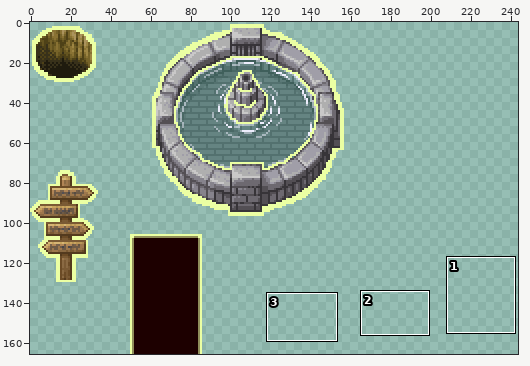
Two versions of one sprite sheet, assets/interactable.png. The first picture is a wide view before the edit; the outline marks the close-up.
Close-up. Old version:
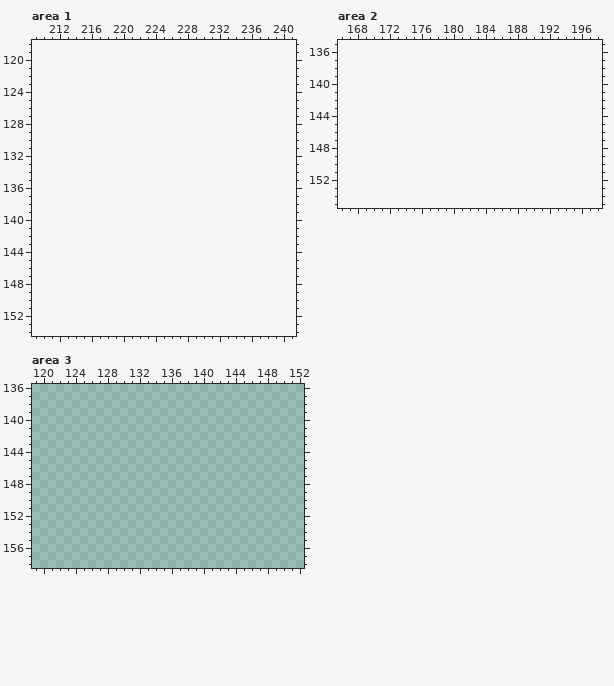
The file is 158x166 pixels. Colours within 5 levels of each other are drawn and written as one. Shown: area 1: x 209..241, y 118..154; area 2: x 166..198, y 135..155; area 3: x 119..152, y 136..158. The old version is drawn lined up with the new one, on the new canvas. The wide view leaves out empty margins. The commit also changed other parts of the picture, which this record leaves out.
After the commit:
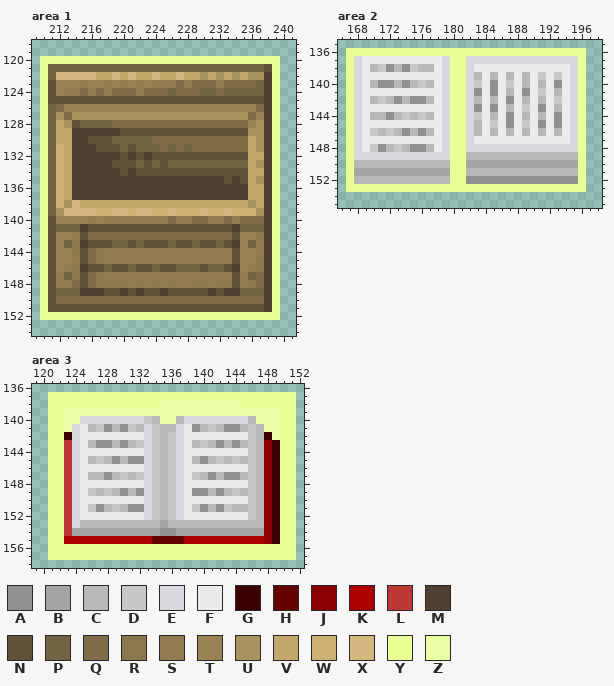
Palette (. is transparent): A #909090  B #a4a4a4  C #b9b9b9  D #c9c8c8  E #d9d9dd  F #ebebed  G #3a0000  H #650001  J #8b0000  K #ad0000  L #bf3838  M #513f30  N #605237  P #746343  Q #7f6d48  R #8a774d  S #927c4f  T #9b8353  U #ab935d  V #c1a76a  W #cbaf74  X #d4b87f  Y #e7ff93  Z #ebffa3
What changed:
canvas 158x166 -> 251x166
--- area 1
@@ x 209..241 @@
 119 .................................
-120 .................................
-121 .................................
-122 .................................
-123 .................................
-124 .................................
-125 .................................
-126 .................................
-127 .................................
-128 .................................
-129 .................................
-130 .................................
-131 .................................
-132 .................................
-133 .................................
-134 .................................
-135 .................................
-136 .................................
-137 .................................
-138 .................................
-139 .................................
-140 .................................
-141 .................................
-142 .................................
-143 .................................
-144 .................................
-145 .................................
-146 .................................
-147 .................................
-148 .................................
-149 .................................
-150 .................................
-151 .................................
-152 .................................
+120 .YYYYYYYYYYYYYYYYYYYYYYYYYYYYYY..
+121 .YPPPPPPPPPPPPPPPPPPPPPPPPPPPNY..
+122 .YPXXXXXVVXVXVVXVVXVVUVUVUVUUMY..
+123 .YNTTTSTTSTSTSTSSSQSQQQSQQQQPMY..
+124 .YNTSSQSQSQQQSQQQPQQQPPQPPPPPMY..
+125 .YNNNNNNNNNNNNNNNNNNNNNNNNNNNMY..
+126 .YPQTTTTTTTTTTTTTTTTTTTTTTTTQMY..
+127 .YPUQUUUUUUUUUUUUUUUUUUUUUUQTMY..
+128 .YPVUNPPPPQQQQQQQQQQQQQQQQQTUMY..
+129 .YPVVMMMMMMNNNNNNNNNNNNNNNNUUMY..
+130 .YPVVMMNNNPPPPPQQQQQQQQQQQQVUMY..
+131 .YPWVMMMNNNPNPPPQPQPQQQQQQQVUMY..
+132 .YPWVMMMMMMNMNMNNNNNNNNNNNNVVMY..
+133 .YPWVMMMMMNNNPNPNPPPPPPPPPPVUMY..
+134 .YPWVMMMMMMNMNNNNNNNNNNNNNNVVMY..
+135 .YPWVMMMMMMMMMMMMMMMMMMMNMNVUMY..
+136 .YPWVMMMMMMMMMMMMMMMMMMMMMMVVMY..
+137 .YPWVMMMMMMMMMMMMMMMMMMMMMMVVMY..
+138 .YPWUXVVVVVVVVVVVVVVVVVVVVVUVMY..
+139 .YPUXXXXWWXXWXXWWXWWWXWWXWWWUMY..
+140 .YNTTTTSTSSSSSSSSQSSQQSSQSQQQMY..
+141 .YNPPPMNNNNNNNNNNNNNNNNNNMPPPMY..
+142 .YNTTSNQQQQQQQQQQQQQQQQQQNTTRMY..
+143 .YNTPRMNNNPPNPNNNPNNPNNPNMTPSMY..
+144 .YNTTRNQRSSSSSSSSSSSSSSSSNTTSMY..
+145 .YNTTSNQRSSSSSSSSSSSSSSSSNTTRMY..
+146 .YNTSRMNNPNNPNNPNNPPPNPPNMTSRMY..
+147 .YNSPRNQRSSSSSSSSSSSSSSSSNSPQMY..
+148 .YNSSQNQRRRRSRSRSRSSRRSRRNSRQMY..
+149 .YNPPPMMMNNMNMNNMNNNNNMNMMPPPMY..
+150 .YNQQQQQQQQQQQQQQQQQQQQQQQQQQMY..
+151 .YNNNNNNNNNNNNNNNNNNNNNNNNNNNMY..
+152 .YYYYYYYYYYYYYYYYYYYYYYYYYYYYYY..
 153 .................................
--- area 2
@@ x 166..198 @@
 135 .................................
-136 .................................
-137 .................................
-138 .................................
-139 .................................
-140 .................................
-141 .................................
-142 .................................
-143 .................................
-144 .................................
-145 .................................
-146 .................................
-147 .................................
-148 .................................
-149 .................................
-150 .................................
-151 .................................
-152 .................................
-153 .................................
+136 .YYYYYYYYYYYYYYYYYYYYYYYYYYYYYY..
+137 .YEFFFFFFFFFFEYYEEEEEEEEEEEEEEY..
+138 .YEFCDACADCCFEYYEFFFFFFFFFFFFEY..
+139 .YEFFFFFFFFFFEYYECFCFCFCFDFDFEY..
+140 .YEFCAACACDCFEYYEDFAFDFCFCFAFEY..
+141 .YEFFFFFFFFFFEYYEAFAFCFAFDFCFEY..
+142 .YEFCDCACAACFEYYECFCFAFCFCFDFEY..
+143 .YEFFFFFFFFFFEYYEAFAFCFDFAFCFEY..
+144 .YEFCCACDCDCFEYYEDFCFAFCFCFAFEY..
+145 .YEFFFFFFFFFFEYYECFDFAFDFAFAFEY..
+146 .YEFDCDCACACFEYYECFCFCFCFCFCFEY..
+147 .YEFFFFFFFFFFEYYEFFFFFFFFFFFFEY..
+148 .YEFDACDCAACFEYYEEEEEEEEEEEEEEY..
+149 .YEEEEEEEEEEEEYYCCCCCCCCCCCCCCY..
+150 .YCCCCCCCCCCCCYYBBBBBBBBBBBBBBY..
+151 .YBBBBBBBBBBBBYYCCCCCCCCCCCCCCY..
+152 .YCCCCCCCCCCCCYYAAAAAAAAAAAAAAY..
+153 .YYYYYYYYYYYYYYYYYYYYYYYYYYYYYY..
 154 .................................
--- area 3
@@ x 119..152 @@
 136 ..................................
-137 ..................................
-138 ..................................
-139 ..................................
-140 ..................................
-141 ..................................
-142 ..................................
-143 ..................................
-144 ..................................
-145 ..................................
-146 ..................................
-147 ..................................
-148 ..................................
-149 ..................................
-150 ..................................
-151 ..................................
-152 ..................................
-153 ..................................
-154 ..................................
-155 ..................................
-156 ..................................
-157 ..................................
+137 ..YYYYYYYYYYYYYYYYYYYYYYYYYYYYYYY.
+138 ..YYYYYYYYYYYYYYZZZZZZZZZZYYYYYYY.
+139 ..YYZZZZZZZZZZZZZZZZZZZZZZZZZZZYY.
+140 ..YYZZEEEEEEEEDCZZCEEEEEEEECZZZYY.
+141 ..YYZEFCDACADCEDCCEFACDCAACDCZZYY.
+142 ..YYGEFFFFFFFFEDCDEFFFFFFFFDCGZYY.
+143 ..YYLEFCAACACDEDCDEFCDCACACDCJGYY.
+144 ..YYLEFFFFFFFFEDCDEFFFFFFFFDCJGYY.
+145 ..YYLEFCDCACAAEDCDEFCACDCDCDCJGYY.
+146 ..YYLEFFFFFFFFEDCDEFFFFFFFFDCJGYY.
+147 ..YYLEFCCACDCDEDCDEFDCACAACDCJGYY.
+148 ..YYLEFFFFFFFFEDCDEFFFFFFFFDCJGYY.
+149 ..YYLEFDCDCACAEDCDEFAACACDCDCJGYY.
+150 ..YYLEFFFFFFFFEDCDEFFFFFFFFDCJGYY.
+151 ..YYLEFDACDCAAEDCDEFDACADCCDCJGYY.
+152 ..YYLEFFFFFFFFEDCDEFFFFFFFFDCJGYY.
+153 ..YYLECCCCCCCCCCBCCCCCCCCCCCCJGYY.
+154 ..YYLBBBBBBBBBBBAABBBBBBBBBBBJGYY.
+155 ..YYKKKKKKKKKKKHHHHKKKKKKKKKKJGYY.
+156 ..YYYYYYYYYYYYYYYYYYYYYYYYYYYYYYY.
+157 ..YYYYYYYYYYYYYYYYYYYYYYYYYYYYYYY.
 158 ..................................
